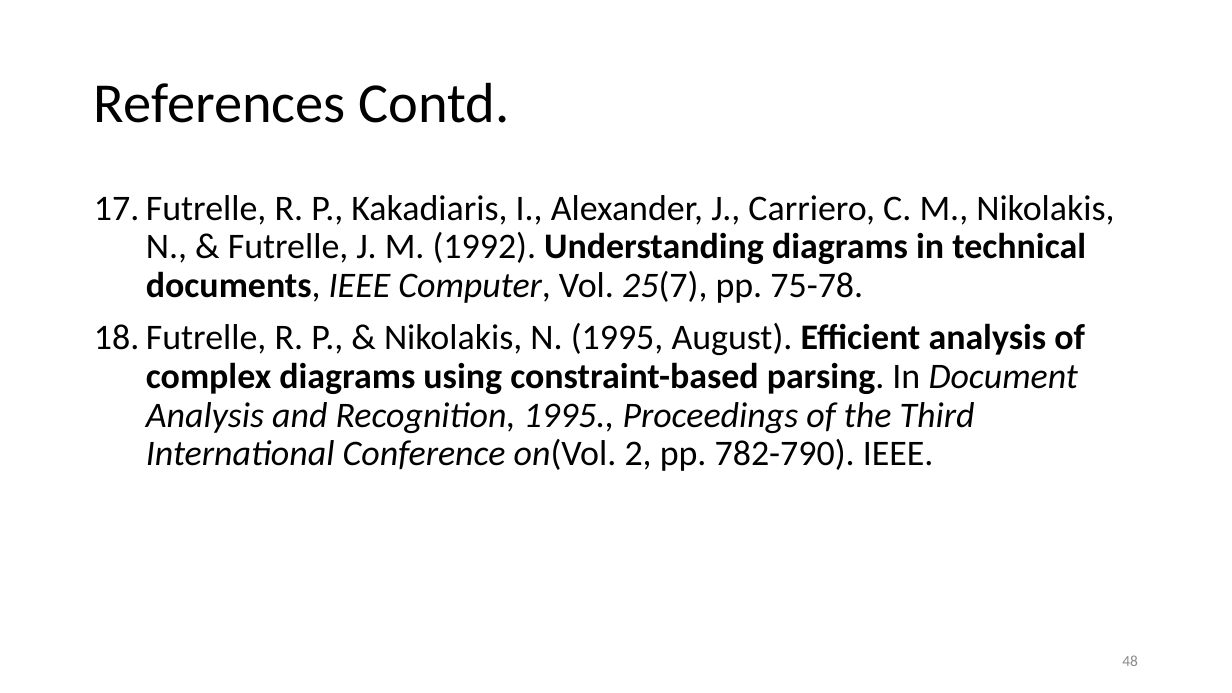
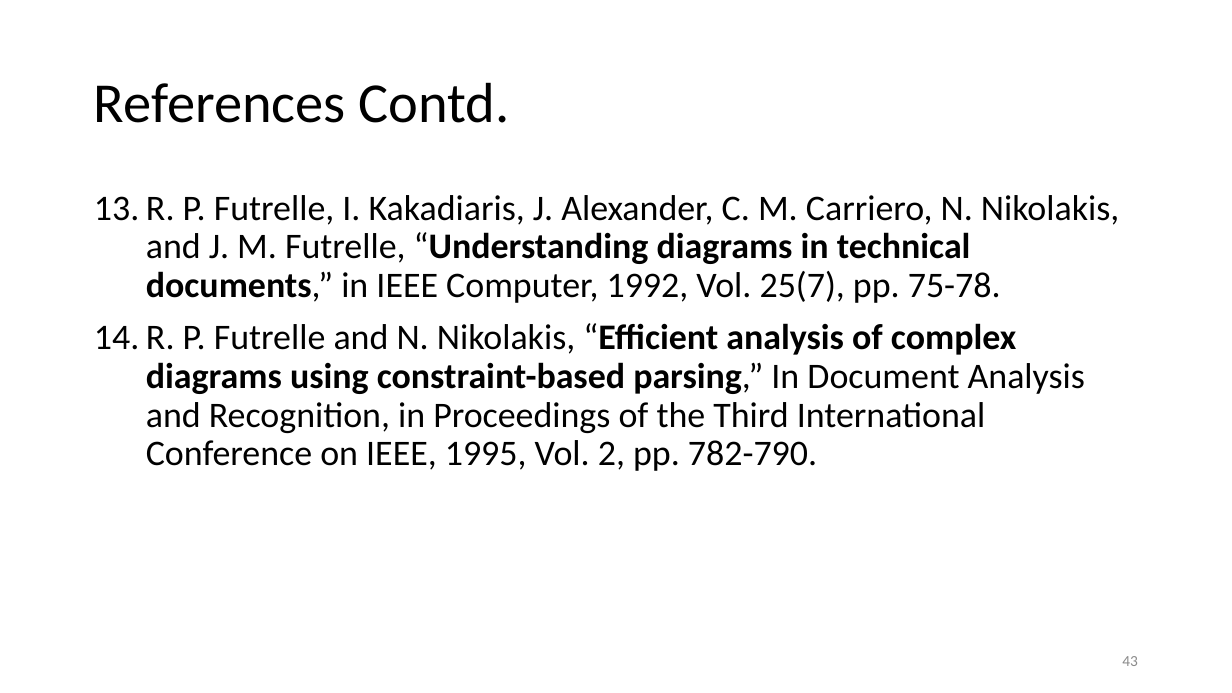
Before and after one commit to diunuge/Paper---Automatic-Assessment-of-Student-Answers-Consisting-of-Venn-and-Euler-Diagrams, a slide deck: slide 43 of MSc review/2/MSC review.pptx (slide 48 before the commit). Drawn at 1232x693 pixels with LibreOffice and Linux fonts; fonts in the diff are those of the drawing; background and template pictures are left out. Boxes give left, top, right and bottom in pixels: in the first picture for what was removed or moved away, otherwise in the second. Text is boxed around its words. In the diff, an @@ line names an element or a change of style, - is before the commit and + after.

```diff
--- a/MSc review/2/MSC review.pptx
+++ b/MSc review/2/MSC review.pptx
@@ text at (146, 195, 1119, 471): text changed @@
-17. Futrelle, R. P., Kakadiaris, I., Alexander, J., Carriero, C. M., Nikolakis, N., & Futrelle, J. M. (1992). Understanding diagrams in technical documents, IEEE Computer, Vol. 25(7), pp. 75-78.
-18. Futrelle, R. P., & Nikolakis, N. (1995, August). Efficient analysis of complex diagrams using constraint-based parsing. In Document Analysis and Recognition, 1995., Proceedings of the Third International Conference on(Vol. 2, pp. 782-790). IEEE.
+13. R. P. Futrelle, I. Kakadiaris, J. Alexander, C. M. Carriero, N. Nikolakis, and J. M. Futrelle, “Understanding diagrams in technical documents,” in IEEE Computer, 1992, Vol. 25(7), pp. 75-78.
+14. R. P. Futrelle and N. Nikolakis, “Efficient analysis of complex diagrams using constraint-based parsing,” In Document Analysis and Recognition, in Proceedings of the Third International Conference on IEEE, 1995, Vol. 2, pp. 782-790.
@@ page number at (1122, 656, 1138, 666): text changed @@
-48
+43
```
Also in this commit, not shown: 18 other slides changed, 4 slides added, 9 slides removed, 7 other files.
